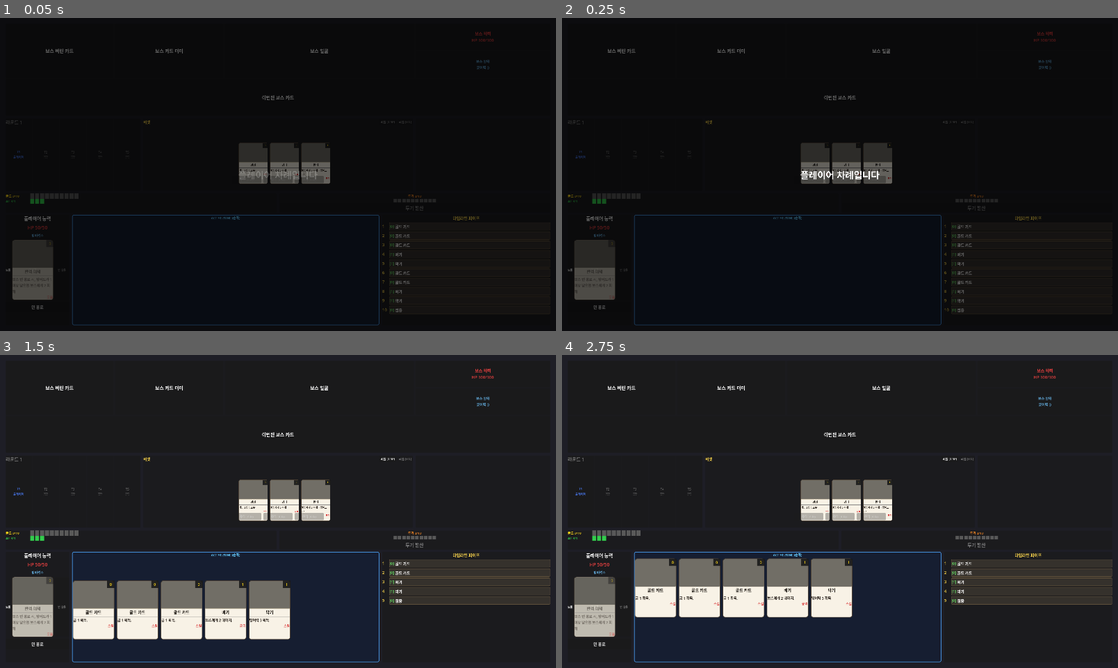
Above: before the commit, frames 1-4 (two rows, left to right).
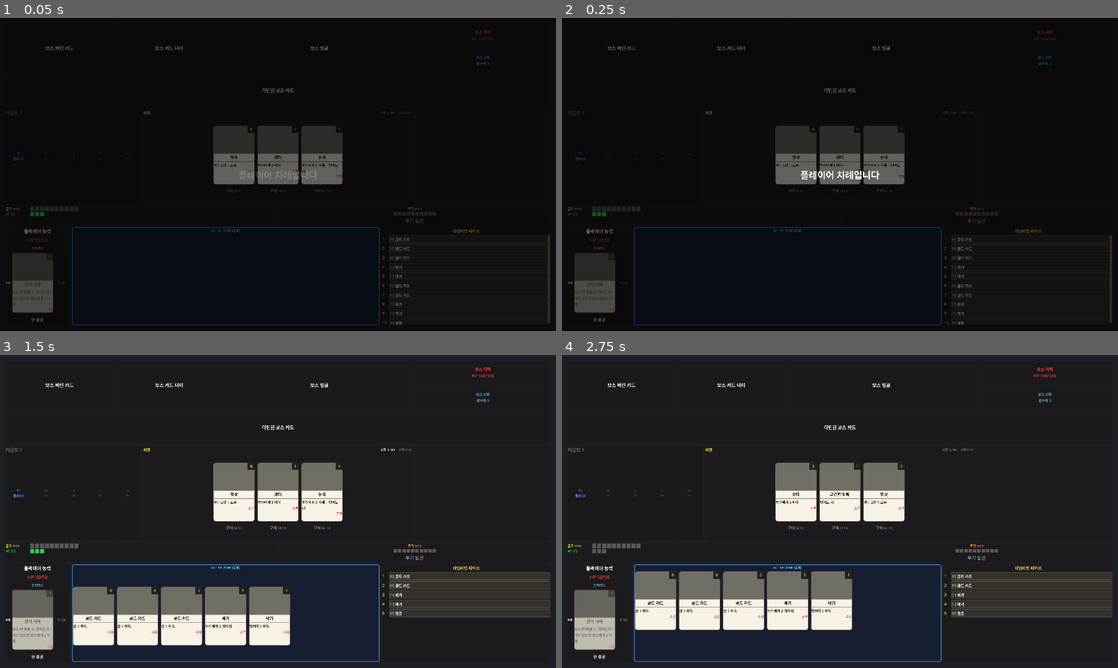
Above: after the commit, the same moments.

Repository: Bobby-Kang/boss-raid-card-game
Game: Godot game, scene res://scenes/main/main_scene.tscn
The game is run twice, just before and just after one commit, with the same random seed, the same clock (stepped at 60 frames per second) and the same inputs.
Inputs:
- Up to frame 1 (0.05 s): no input
- Up to frame 2 (0.25 s): no input
- Up to frame 3 (1.5 s): tap Enter at 0.5 s; tap Space at 1.25 s
- Up to frame 4 (2.75 s): click "리롤 (3 AP)" at 2 s

The runs differ from the first frame. In frame 1, 5.7% of the frame differs, in the area x 1-99%, y 3-99%; in frame 2, 5.7%; in frame 3, 12%; in frame 4, 14%.

Commit message:
fix: 마켓 구매 클릭 차단 + UI 크기 정상화
구매 클릭 안 먹던 진짜 원인:
- Godot 4의 GUI 입력 라우팅은 z_index가 아닌 씬 트리 형제 순서를 따름
- PlayDropZone이 MiddleArea(MarketPanel 부모) 뒤에 추가돼 위에 그려지고
  mouse_filter=PASS는 형제가 아닌 부모로 이벤트를 전달하므로
  z_index=1을 줘도 MarketPanel 버튼이 클릭을 받지 못함

수정 1 — DropZone에 pass_through_when_idle 옵션 추가:
- 평소엔 mouse_filter=IGNORE (아래 컨트롤로 클릭 통과)
- NOTIFICATION_DRAG_BEGIN에서 STOP으로 전환 (드롭 대상 활성)
- NOTIFICATION_DRAG_END에서 다시 IGNORE로 복귀
- PlayDropZone에 이 옵션 적용 (mouse_filter=2 기본값으로 변경)

수정 2 — MarketPanel UI 크기 확대:
- MiddleWrapper.size_flags_stretch_ratio 0.22 → 0.32
- 카드 인스턴스를 scale 0.7 → 1.0 (실제 144x204 크기)
- 구매 버튼 폰트/높이 살짝 키움
- market_panel.gd의 z_index hack 제거 (이제 불필요)

Co-Authored-By: Claude Opus 4.6 <noreply@anthropic.com>

Diff:
--- a/scenes/main/main_scene.tscn
+++ b/scenes/main/main_scene.tscn
@@ -154,7 +154,7 @@
 [node name="MiddleWrapper" type="Control" parent="BattleField/VBoxLayout" unique_id=492146476]
 layout_mode = 2
 size_flags_vertical = 3
-size_flags_stretch_ratio = 0.22
+size_flags_stretch_ratio = 0.32
 
 [node name="MiddleArea" type="HBoxContainer" parent="BattleField/VBoxLayout/MiddleWrapper" unique_id=2022677500]
 layout_mode = 1
@@ -206,8 +206,9 @@
 offset_bottom = 85.0
 grow_horizontal = 2
 grow_vertical = 2
-mouse_filter = 1
+mouse_filter = 2
 script = ExtResource("5_dropzone")
+pass_through_when_idle = true
 
 [node name="BottomArea" type="VBoxContainer" parent="BattleField/VBoxLayout" unique_id=488632899]
 layout_mode = 2
--- a/scripts/ui/drop_zone.gd
+++ b/scripts/ui/drop_zone.gd
@@ -5,6 +5,10 @@
 
 enum ZoneType { PLAY, DISCARD, ACTIVE }
 @export var zone_type: ZoneType = ZoneType.PLAY
+
+## true면 평소엔 mouse_filter=IGNORE(클릭 통과), 드래그 중에만 STOP(드롭 대상).
+## PlayDropZone처럼 다른 UI(MarketPanel 등) 위를 덮는 투명 드롭존에서 사용.
+@export var pass_through_when_idle: bool = false
 
 ## main_scene에서 설정하는 필터 함수: func(card, zone_type) -> bool
 var accept_filter: Callable
@@ -20,6 +24,8 @@
 	_highlight_style.border_color = Color(0.3, 0.9, 0.3, 0.8)
 	_highlight_style.set_border_width_all(2)
 	_highlight_style.set_corner_radius_all(4)
+	if pass_through_when_idle:
+		mouse_filter = MOUSE_FILTER_IGNORE
 
 
 func _can_drop_data(_at_position: Vector2, data: Variant) -> bool:
@@ -42,7 +48,12 @@
 
 
 func _notification(what: int) -> void:
-	if what == NOTIFICATION_DRAG_END:
+	if what == NOTIFICATION_DRAG_BEGIN:
+		if pass_through_when_idle:
+			mouse_filter = MOUSE_FILTER_STOP
+	elif what == NOTIFICATION_DRAG_END:
+		if pass_through_when_idle:
+			mouse_filter = MOUSE_FILTER_IGNORE
 		_restore_style()
 
 
--- a/scripts/ui/market_panel.gd
+++ b/scripts/ui/market_panel.gd
@@ -14,7 +14,8 @@
 const SLOT_COUNT := 3
 const REROLL_AP_COST := 3
 const REROLL_GOLD_COST := 3
-const CARD_SCALE := 0.7
+const CARD_WIDTH := 144
+const CARD_HEIGHT := 204
 
 @export var card_pool: Array[CardData] = []
 
@@ -31,8 +32,6 @@
 
 
 func _ready() -> void:
-	# PlayDropZone(같은 부모 트리 상위에서 덮음)을 회피해 클릭이 마켓에 닿도록 z_index 상승
-	z_index = 1
 	_build_ui()
 
 
@@ -114,18 +113,16 @@
 	slot_vbox.add_theme_constant_override("separation", 4)
 	_slots_hbox.add_child(slot_vbox)
 
-	# 카드 자리 (스케일된 카드를 담는 wrapper — 레이아웃이 축소된 크기를 인식하도록)
+	# 카드 자리 (실제 카드 크기 그대로)
 	var card_holder := Control.new()
-	var card_w := int(144 * CARD_SCALE)
-	var card_h := int(204 * CARD_SCALE)
-	card_holder.custom_minimum_size = Vector2(card_w, card_h)
+	card_holder.custom_minimum_size = Vector2(CARD_WIDTH, CARD_HEIGHT)
 	slot_vbox.add_child(card_holder)
 
 	# 구매 버튼
 	var buy_btn := Button.new()
 	buy_btn.text = "구매"
-	buy_btn.add_theme_font_size_override("font_size", 11)
-	buy_btn.custom_minimum_size = Vector2(card_w, 0)
+	buy_btn.add_theme_font_size_override("font_size", 13)
+	buy_btn.custom_minimum_size = Vector2(CARD_WIDTH, 32)
 	buy_btn.pressed.connect(func() -> void: _on_buy_pressed(index))
 	slot_vbox.add_child(buy_btn)
 
@@ -154,7 +151,6 @@
 			var card: Control = CardScene.instantiate()
 			card.data = card_data
 			card.is_face_up = true
-			card.scale = Vector2(CARD_SCALE, CARD_SCALE)
 			card.mouse_filter = Control.MOUSE_FILTER_IGNORE
 			widget.card_holder.add_child(card)
 			widget.card = card
